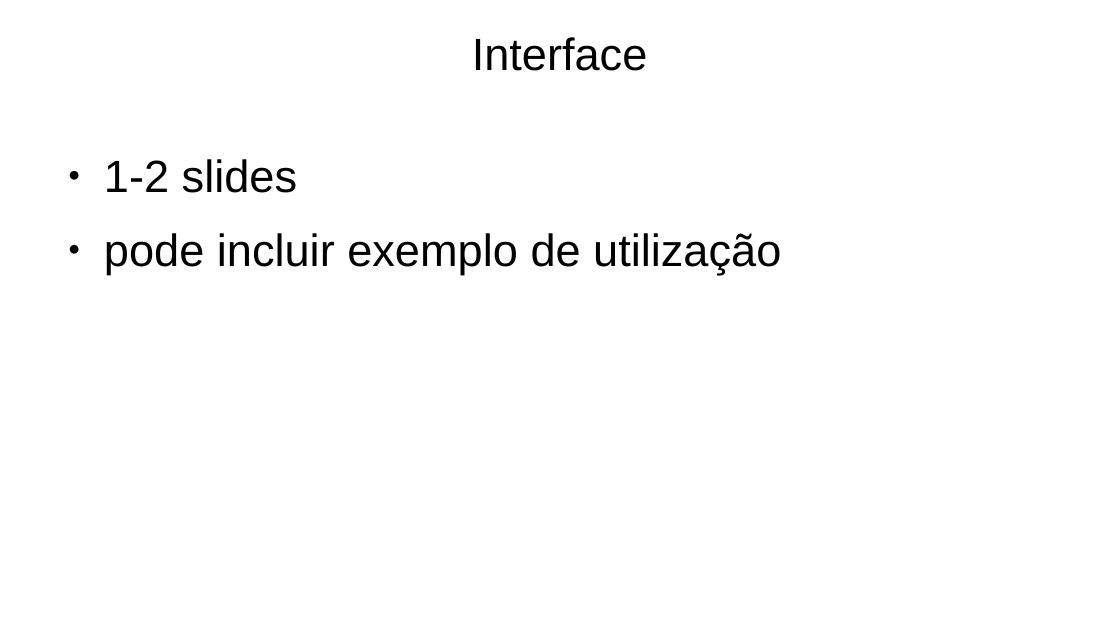
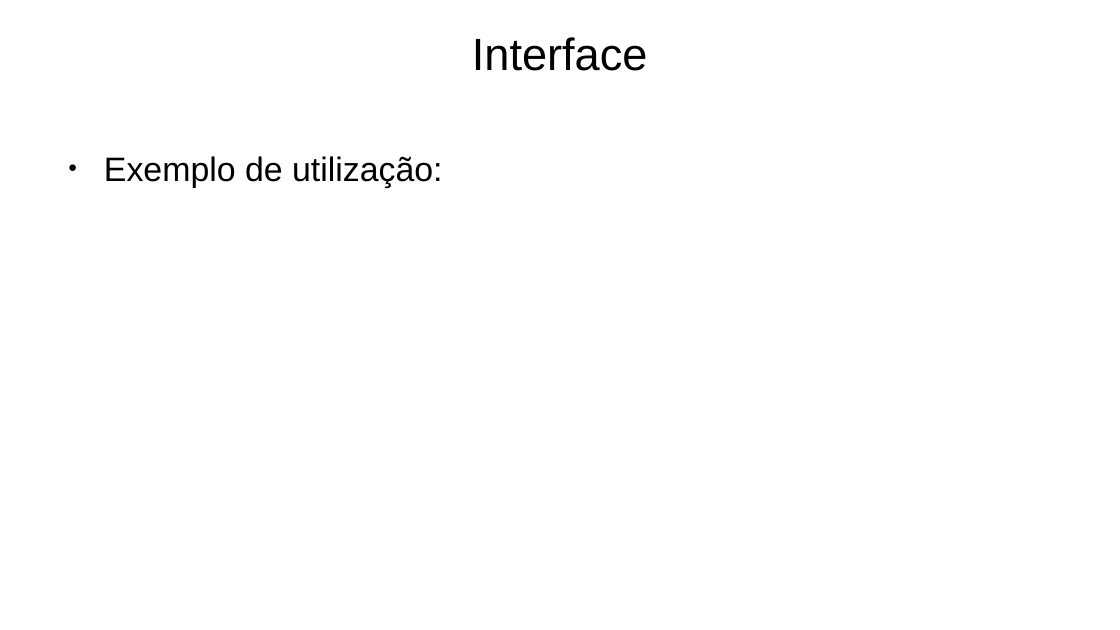
Before and after one commit to Naapperas/feup-aed-proj2, a slide deck: slide 10 of Apresentação.pptx (slide 7 before the commit). Drawn at 1120x630 pixels with LibreOffice and Linux fonts; fonts in the diff are those of the drawing. Boxes give left, top, right and bottom in pixels: in the first picture for what was removed or moved away, otherwise in the second. Text is boxed around its words. In the diff, an @@ line names an element or a change of style, - is before the commit and + after.

```diff
--- a/Apresentação.pptx
+++ b/Apresentação.pptx
@@ text at bbox=[104, 156, 442, 188]: text changed; size 32 to 24 pt @@
-● 1-2 slides
-● pode incluir exemplo de utilização
+● Exemplo de utilização:
```
Also in this commit, not shown: 4 other slides changed, 5 slides added, 2 slides removed.
